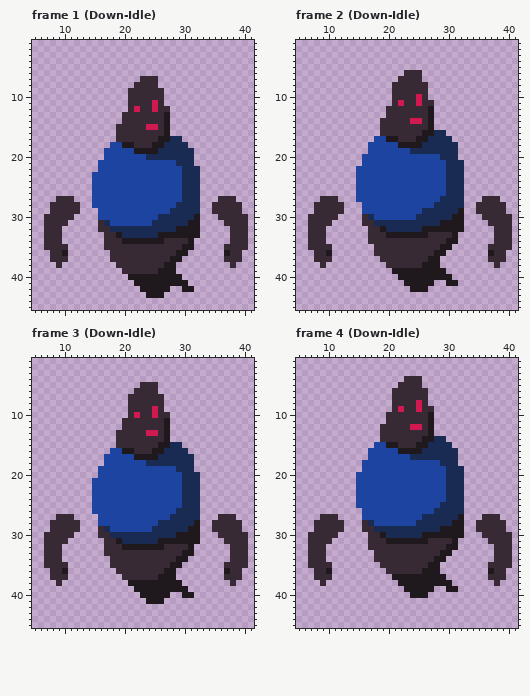
Pixel-art file, stored at assets_builders/Art/EvilGhost.aseprite. The picture above is the old version.
48x48 pixels, 65 frames. Shown: frame 1 (Down-Idle): x 5..41, y 1..45; frame 2 (Down-Idle): x 5..41, y 1..45; frame 3 (Down-Idle): x 5..41, y 1..45; frame 4 (Down-Idle): x 5..41, y 1..45. The commit also changed other frames, which this record leaves out.
After:
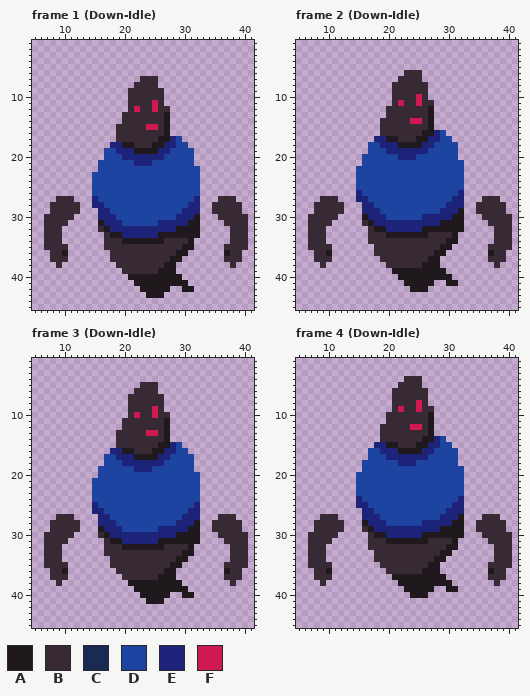
Palette (. is transparent): A #1f181d  B #382a35  C #192b52  D #1e44a2  E #1d2378  F #d11951
Author's note on the commit: Fixed Teos and Ghosts sprites
Difference:
--- frame 1 (Down-Idle), layer "Ghost"
@@ x 13..34 @@
 16 ......BBBBBBBBA.......
-17 ......BBBBBBBAACC.....
-18 .....DDAABBBAACCCC....
-19 ....DDDDDAAAACCCCCC...
-20 ....DDDDDDDCCCCCCCC...
-21 ...DDDDDDDDDDDDDCCC...
-22 ...DDDDDDDDDDDDDDCCC..
-23 ..DDDDDDDDDDDDDDDCCC..
-24 ..DDDDDDDDDDDDDDDCCC..
-25 ..DDDDDDDDDDDDDDDCCC..
-26 ..DDDDDDDDDDDDDDDCCC..
-27 ..DDDDDDDDDDDDDDDCCC..
-28 ..DDDDDDDDDDDDDDCCCC..
-29 ...DDDDDDDDDDDDCCCCC..
-30 ...DDDDDDDDDDCCCCCCA..
-31 ...BCDDDDDDDCCCCCCAA..
-32 ...BBCCCCCCCCCCCAAAA..
-33 ....BBACCCCCCAAAAAAA..
+17 ......BBBBBBBAAED.....
+18 .....EEAABBBAAEEDD....
+19 ....DDEEEAAAAEEDDDD...
+20 ....DDDEEEEEEEDDDDD...
+21 ...DDDDDDEEEDDDDDDD...
+22 ...DDDDDDDDDDDDDDDDD..
+23 ..DDDDDDDDDDDDDDDDDD..
+24 ..DDDDDDDDDDDDDDDDDD..
+25 ..DDDDDDDDDDDDDDDDDD..
+26 ..DDDDDDDDDDDDDDDDDD..
+27 ..EDDDDDDDDDDDDDDDDE..
+28 ..EEDDDDDDDDDDDDDDEE..
+29 ...EEDDDDDDDDDDDDEEE..
+30 ...EEEDDDDDDDDDDEEEA..
+31 ...AEEEDDDDDDEEEEEAA..
+32 ...BAEEEEEEEEEEEAAAA..
+33 ....BAAEEEEEEAAAAAAA..
 34 ....BBBAAAAAAABBBBA...
--- frame 2 (Down-Idle), layer "Ghost"
@@ x 13..34 @@
 15 ......BBBBBBBBA.......
-16 ......BBBBBBBAACC.....
-17 .....DDAABBBAACCCC....
-18 ....DDDDDAAAACCCCCC...
-19 ....DDDDDDDCCCCCCCC...
-20 ...DDDDDDDDDDDDDCCC...
-21 ...DDDDDDDDDDDDDDCCC..
-22 ..DDDDDDDDDDDDDDDCCC..
-23 ..DDDDDDDDDDDDDDDCCC..
-24 ..DDDDDDDDDDDDDDDCCC..
-25 ..DDDDDDDDDDDDDDDCCC..
-26 ..DDDDDDDDDDDDDDDCCC..
-27 ..DDDDDDDDDDDDDDCCCC..
-28 ...DDDDDDDDDDDDCCCCC..
-29 ...DDDDDDDDDDCCCCCCA..
-30 ...BCDDDDDDDCCCCCCAA..
-31 ...BBCCCCCCCCCCCAAAA..
-32 ....BBACCCCCCAAAAAAA..
+16 ......BBBBBBBAAED.....
+17 .....EEAABBBAAEEDD....
+18 ....DDEEEAAAAEEDDDD...
+19 ....DDDEEEEEEEDDDDD...
+20 ...DDDDDDEEEDDDDDDD...
+21 ...DDDDDDDDDDDDDDDDD..
+22 ..DDDDDDDDDDDDDDDDDD..
+23 ..DDDDDDDDDDDDDDDDDD..
+24 ..DDDDDDDDDDDDDDDDDD..
+25 ..DDDDDDDDDDDDDDDDDD..
+26 ..EDDDDDDDDDDDDDDDDE..
+27 ..EEDDDDDDDDDDDDDDEE..
+28 ...EEDDDDDDDDDDDDEEE..
+29 ...EEEDDDDDDDDDDEEEA..
+30 ...AEEEDDDDDDEEEEEAA..
+31 ...BAEEEEEEEEEEEAAAA..
+32 ....BAAEEEEEEAAAAAAA..
 33 ....BBBAAAAAAABBBBA...
--- frame 3 (Down-Idle), layer "Ghost"
@@ x 13..34 @@
 14 ......BBBBBBBBA.......
-15 ......BBBBBBBAACC.....
-16 .....DDAABBBAACCCC....
-17 ....DDDDDAAAACCCCCC...
-18 ....DDDDDDDCCCCCCCC...
-19 ...DDDDDDDDDDDDDCCC...
-20 ...DDDDDDDDDDDDDDCCC..
-21 ..DDDDDDDDDDDDDDDCCC..
-22 ..DDDDDDDDDDDDDDDCCC..
-23 ..DDDDDDDDDDDDDDDCCC..
-24 ..DDDDDDDDDDDDDDDCCC..
-25 ..DDDDDDDDDDDDDDDCCC..
-26 ..DDDDDDDDDDDDDDCCCC..
-27 ...DDDDDDDDDDDDCCCCC..
-28 ...DDDDDDDDDDCCCCCCA..
-29 ...BCDDDDDDDCCCCCCAA..
-30 ...BBCCCCCCCCCCCAAAA..
-31 ....BBACCCCCCAAAAAAA..
+15 ......BBBBBBBAAED.....
+16 .....EEAABBBAAEEDD....
+17 ....DDEEEAAAAEEDDDD...
+18 ....DDDEEEEEEEDDDDD...
+19 ...DDDDDDEEEDDDDDDD...
+20 ...DDDDDDDDDDDDDDDDD..
+21 ..DDDDDDDDDDDDDDDDDD..
+22 ..DDDDDDDDDDDDDDDDDD..
+23 ..DDDDDDDDDDDDDDDDDD..
+24 ..DDDDDDDDDDDDDDDDDD..
+25 ..EDDDDDDDDDDDDDDDDE..
+26 ..EEDDDDDDDDDDDDDDEE..
+27 ...EEDDDDDDDDDDDDEEE..
+28 ...EEEDDDDDDDDDDEEEA..
+29 ...AEEEDDDDDDEEEEEAA..
+30 ...BAEEEEEEEEEEEAAAA..
+31 ....BAAEEEEEEAAAAAAA..
 32 ....BBBAAAAAAABBBBA...
--- frame 4 (Down-Idle), layer "Ghost"
@@ x 13..34 @@
 13 ......BBBBBBBBA.......
-14 ......BBBBBBBAACC.....
-15 .....DDAABBBAACCCC....
-16 ....DDDDDAAAACCCCCC...
-17 ....DDDDDDDCCCCCCCC...
-18 ...DDDDDDDDDDDDDCCC...
-19 ...DDDDDDDDDDDDDDCCC..
-20 ..DDDDDDDDDDDDDDDCCC..
-21 ..DDDDDDDDDDDDDDDCCC..
-22 ..DDDDDDDDDDDDDDDCCC..
-23 ..DDDDDDDDDDDDDDDCCC..
-24 ..DDDDDDDDDDDDDDDCCC..
-25 ..DDDDDDDDDDDDDDCCCC..
-26 ...DDDDDDDDDDDDCCCCC..
-27 ...DDDDDDDDDDCCCCCCA..
-28 ...BCDDDDDDDCCCCCCAA..
-29 ...BBCCCCCCCCCCCAAAA..
-30 ....BBACCCCCCAAAAAAA..
+14 ......BBBBBBBAAED.....
+15 .....EEAABBBAAEEDD....
+16 ....DDEEEAAAAEEDDDD...
+17 ....DDDEEEEEEEDDDDD...
+18 ...DDDDDDEEEDDDDDDD...
+19 ...DDDDDDDDDDDDDDDDD..
+20 ..DDDDDDDDDDDDDDDDDD..
+21 ..DDDDDDDDDDDDDDDDDD..
+22 ..DDDDDDDDDDDDDDDDDD..
+23 ..DDDDDDDDDDDDDDDDDD..
+24 ..EDDDDDDDDDDDDDDDDE..
+25 ..EEDDDDDDDDDDDDDDEE..
+26 ...EEDDDDDDDDDDDDEEE..
+27 ...EEEDDDDDDDDDDEEEA..
+28 ...AEEEDDDDDDEEEEEAA..
+29 ...BAEEEEEEEEEEEAAAA..
+30 ....BAAEEEEEEAAAAAAA..
 31 ....BBBAAAAAAABBBBA...
Pixel boxes of the changes (left, top, right, bottom) in both pictures:
changed: (92, 136, 200, 238)
changed: (356, 130, 464, 232)
changed: (92, 442, 200, 544)
changed: (356, 436, 464, 538)
